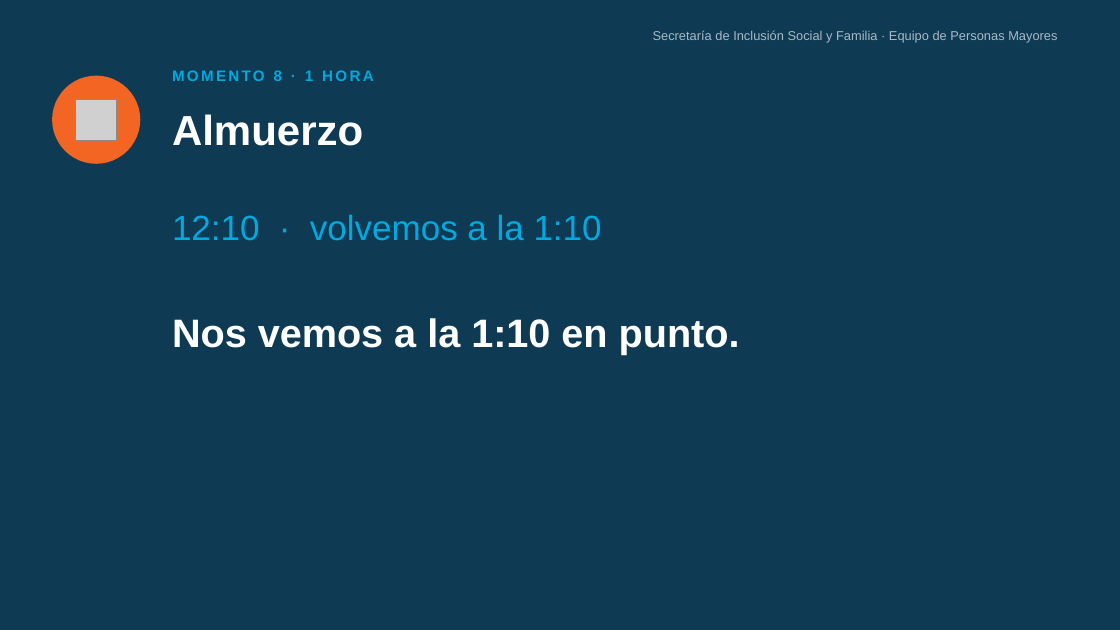
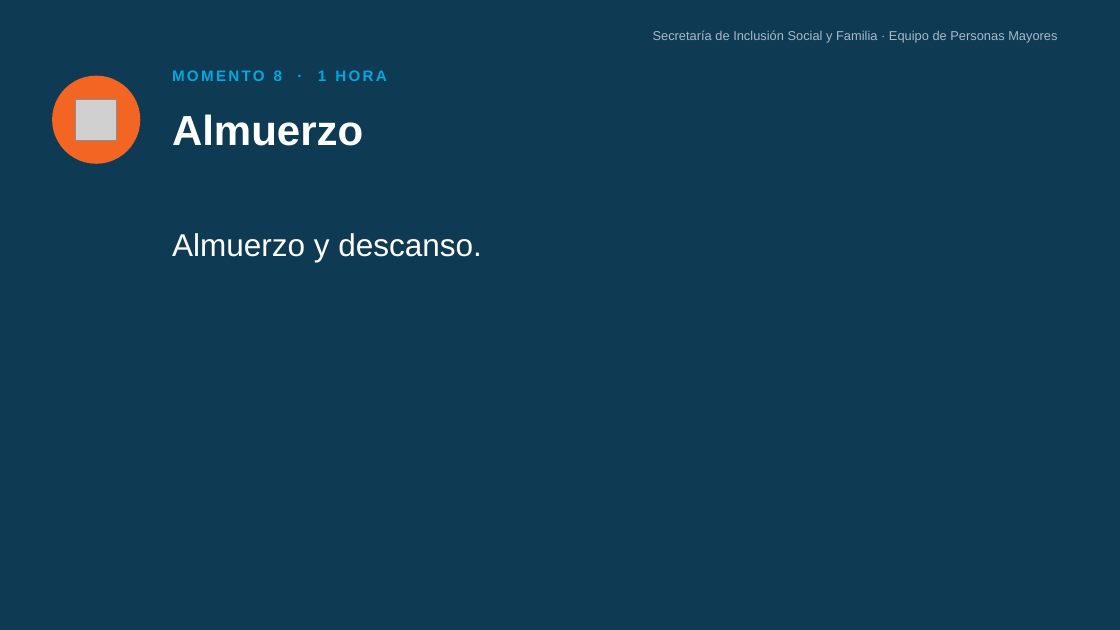
Before and after one commit to alquimia7ia-blip/Alquimia, a slide deck: slide 16 of docs/proyectos/personas-mayores/PPT_Sesion_5_Tecnologia_y_Dinero.pptx (slide 21 before the commit). Drawn at 1120x630 pixels with LibreOffice and Linux fonts; fonts in the diff are those of the drawing; grey boxes stand for pictures. Boxes give left, top, right and bottom in pixels: in the first picture for what was removed or moved away, otherwise in the second. Text is boxed around its words. In the diff, an @@ line names an element or a change of style, - is before the commit and + after.

```diff
--- a/docs/proyectos/personas-mayores/PPT_Sesion_5_Tecnologia_y_Dinero.pptx
+++ b/docs/proyectos/personas-mayores/PPT_Sesion_5_Tecnologia_y_Dinero.pptx
@@ text "MOMENTO 8 · 1 HORA" rewrapped from [172,70,374,81] to [172,70,387,81] @@
@@ text removed at [172,214,602,241] @@
-12:10 · volvemos a la 1:10
@@ text added at [172,233,482,262], 27 pt, text #FFFFFF @@
+Almuerzo y descanso.
@@ text removed at [172,318,740,355] @@
-Nos vemos a la 1:10 en punto.
```
Also in this commit, not shown: 4 other slides changed, 22 slides added, 24 slides removed, 1 other file.
